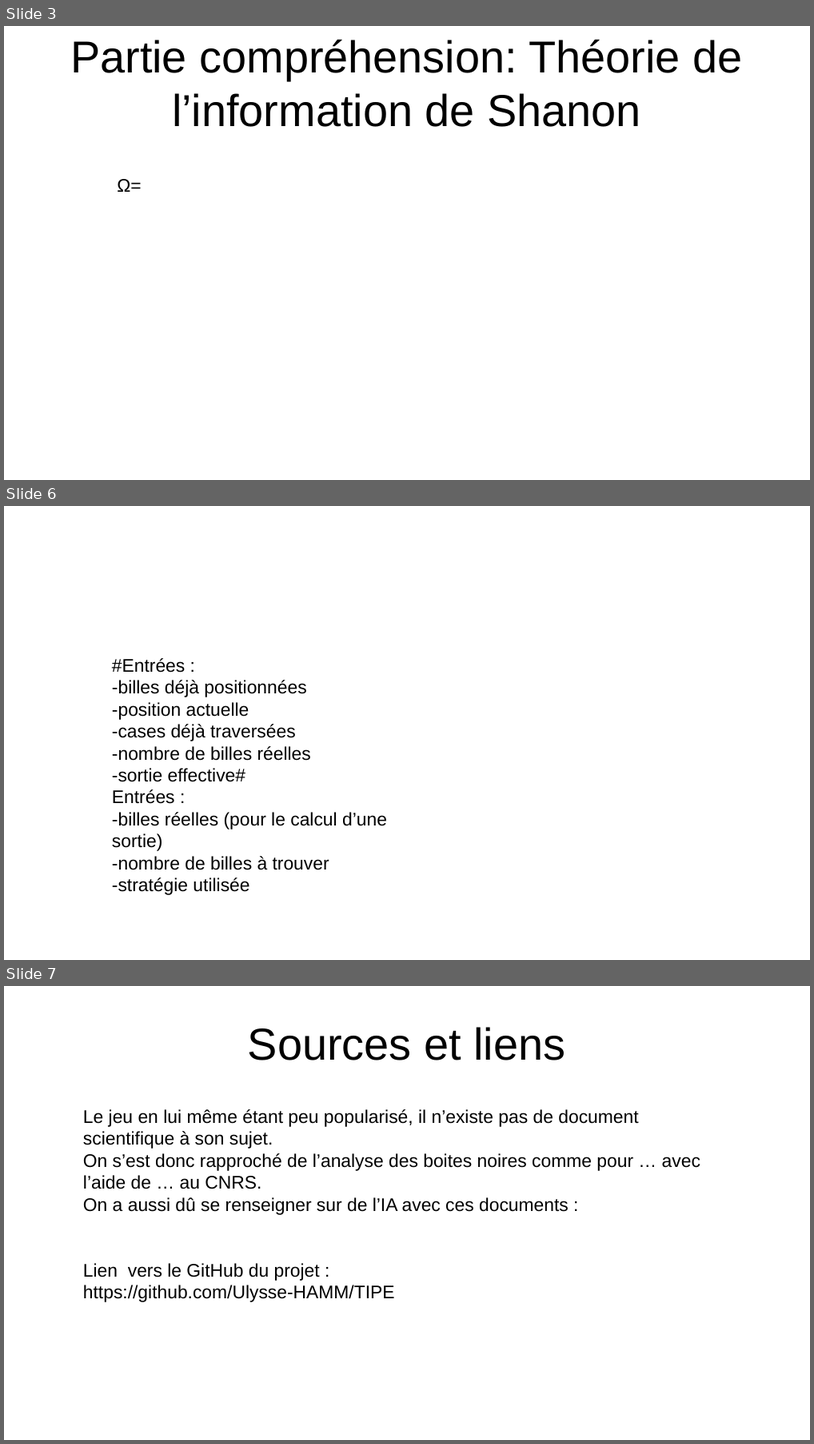
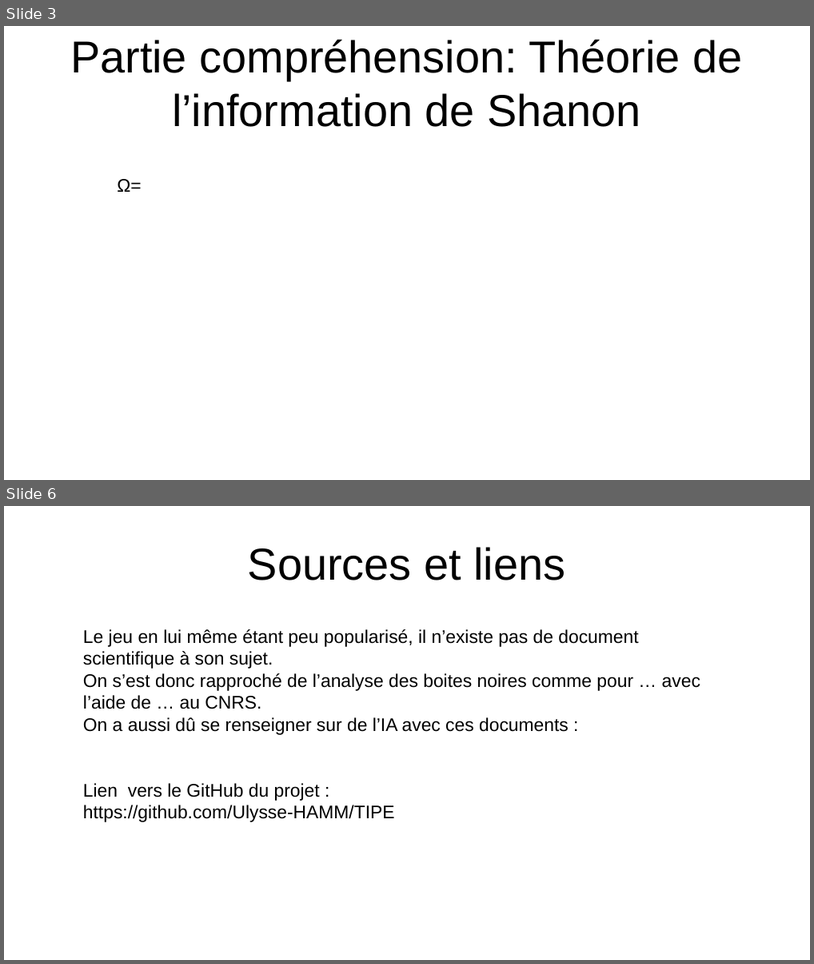
Before and after one commit to Ulysse-HAMM/TIPE, a slide deck: diapo TIPE fin d'année.odp. Shown one above the other, each under a label of ours: slides 3, 6 and 7 before the commit, slides 3 and 6 after it; the slides between them are not shown. The pictures are 814x1444 and 814x964 pixels, drawn with LibreOffice and Linux fonts; fonts in the diff are those of the drawing. Boxes give left, top, right and bottom in pixels: in the first picture for what was removed or moved away, otherwise in the second. Text is boxed around its words. In the diff, an @@ line names an element or a change of style, - is before the commit and + after.

```diff
--- a/diapo TIPE fin d'année.odp
+++ b/diapo TIPE fin d'année.odp
@@ slide 6 removed at [4, 506, 810, 960], background #FFFFFF @@
@@ text removed at [112, 658, 387, 895] @@
-#Entrées :
--billes déjà positionnées
--position actuelle
--cases déjà traversées
--nombre de billes réelles
--sortie effective#
-Entrées :
--billes réelles (pour le calcul d’une sortie)
--nombre de billes à trouver
--stratégie utilisée
@@ what was slide 7 is now slide 6 @@
```
Also in this commit, not shown: 2 slides changed.
